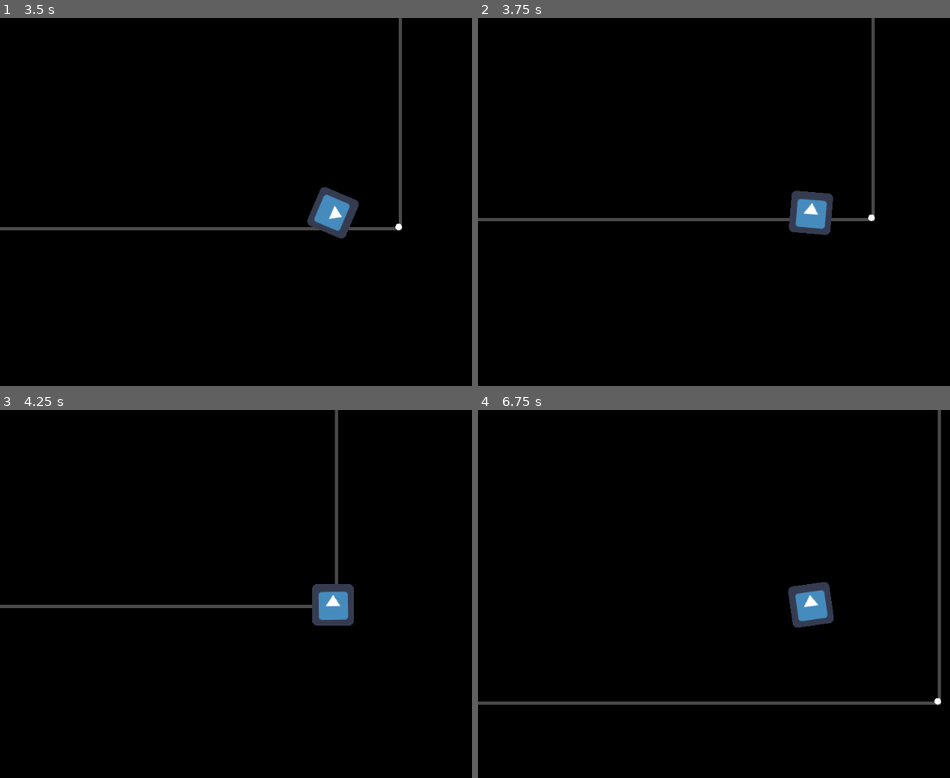
Above: before the commit, frames 1-4 (two rows, left to right).
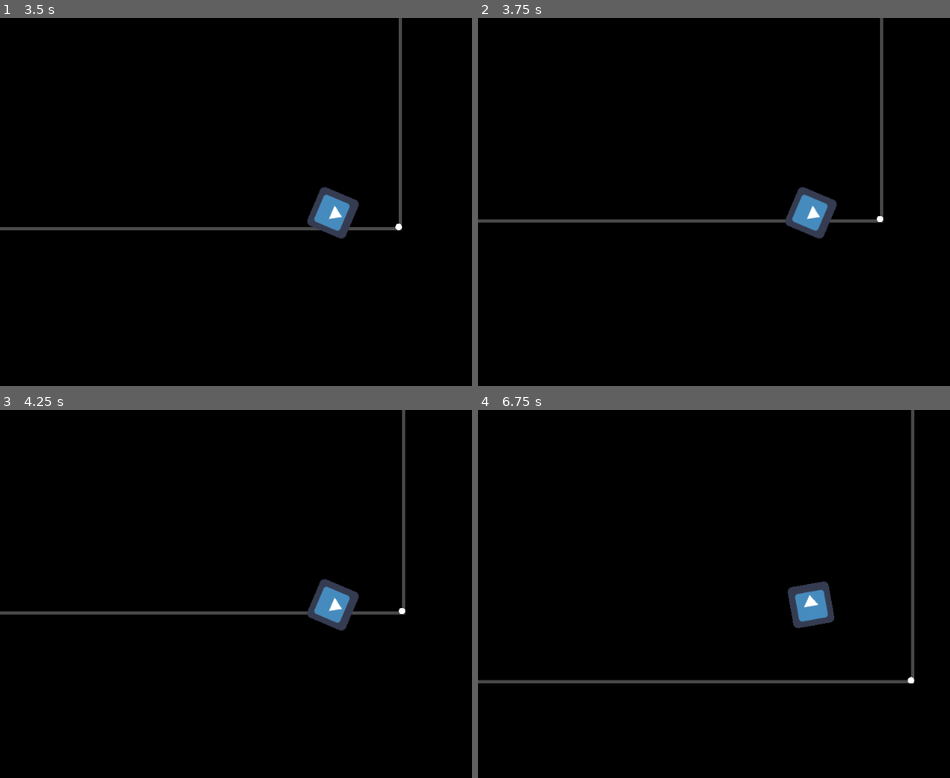
Above: after the commit, the same moments.

Repository: stuarttempleton/starscan
Game: Godot game, scene res://StarMapViewport.tscn
The game is run twice, just before and just after one commit, with the same random seed, the same clock (stepped at 60 frames per second) and the same inputs. This scene is started directly instead of the project's main scene. The engine's default icon, where the game draws it, is replaced by a stand-in: a white triangle on a blue panel in a dark square.
Inputs (mouse positions are in pixels of both pictures, inside the frame that each line leads up to):
- Up to frame 1 (3.5 s): tap Enter at 0.5, 2.75 s; move the mouse to (outside the picture) at 0.52 s; click (outside the picture) at 0.67 s; tap Space at 1.25 s; move the mouse to (198, 231) at 1.27 s; click (198, 231) at 1.42 s; move the mouse to (401, 128) at 2.02 s; click (401, 128) at 2.17 s; move the mouse to (297, 290) at 2.77 s; click (297, 290) at 2.92 s
- Up to frame 2 (3.75 s): move the mouse to (outside the picture) at 3.52 s; click (outside the picture) at 3.67 s
- Up to frame 3 (4.25 s): click (outside the picture) at 4.15 s
- Up to frame 4 (6.75 s): move the mouse to (610, 546) at 4.27 s; click (610, 546) at 4.42 s; move the mouse to (846, 605) at 5.02 s; click (846, 605) at 5.17 s; tap Space at 5.75 s; move the mouse to (709, 505) at 5.77 s; click (709, 505) at 5.92 s; move the mouse to (outside the picture) at 6.52 s; click (outside the picture) at 6.67 s

Frame 1 is identical in both runs. In frame 2, 1.9% of the frame differs, in the area x 0-86%, y 0-60%; in frame 3, 2.5%; in frame 4, 3.1%, in the area x 0-99%, y 0-81%.

Commit message:
wheel zoom, restricted travel distance.

Diff:
--- a/ShipAvatar.gd
+++ b/ShipAvatar.gd
@@ -7,6 +7,8 @@
 var velocity = Vector2()
 var Ship
 var MapScale = StarMapData.MapScale
+var MinCameraZoom = 0.5
+var MaxCameraZoom = 3
 
 func _ready():
 	Ship = ShipData.Ship()
@@ -15,9 +17,18 @@
 
 func _input(event):
 	if event.is_action_pressed('starmap_click'):
-		target = get_global_mouse_position()
-		Ship.X = target.x / MapScale
-		Ship.Y = target.y / MapScale
+		if position.distance_to(get_global_mouse_position()) <= Ship.TravelRange * MapScale :
+			target = get_global_mouse_position()
+			Ship.X = target.x / MapScale
+			Ship.Y = target.y / MapScale
+	if event is InputEventMouseButton:
+		if event.button_index == BUTTON_WHEEL_DOWN and event.pressed:
+			Zoom(0.25)
+		if event.button_index == BUTTON_WHEEL_UP and event.pressed:
+			Zoom(-0.25)
+
+func Zoom(amount) :
+	$Camera2D.zoom = Vector2(clamp($Camera2D.zoom.x + amount, MinCameraZoom, MaxCameraZoom), clamp($Camera2D.zoom.y + amount, MinCameraZoom, MaxCameraZoom) )
 
 func HandleBoundary() :
 	if target.x > MapScale :
--- a/ship_data/shiptestdata.json
+++ b/ship_data/shiptestdata.json
@@ -2,7 +2,7 @@
     "Name":"Starscan",
     "X":1,
     "Y":1,
-    "TravelRange":0.1,
+    "TravelRange":0.03,
     "Crew":100,
     "MaxInventory":10,
     "Inventory":[
